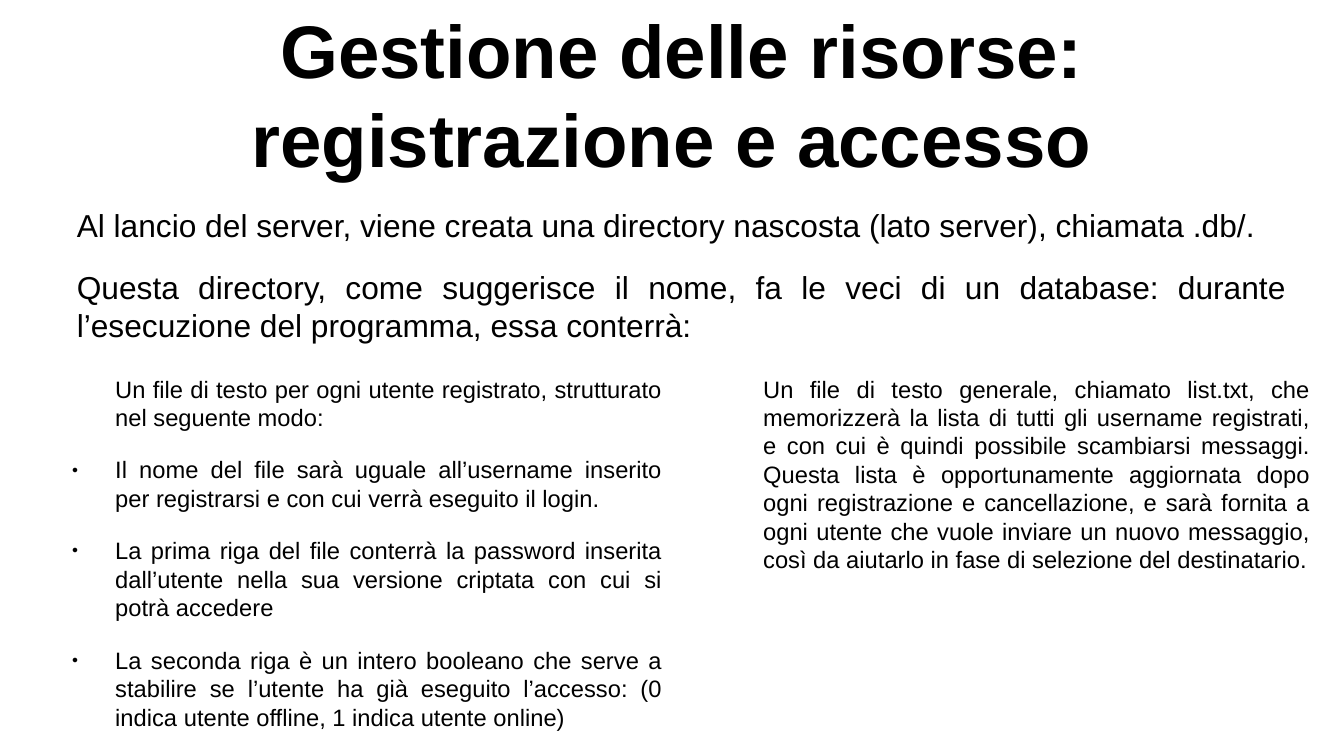
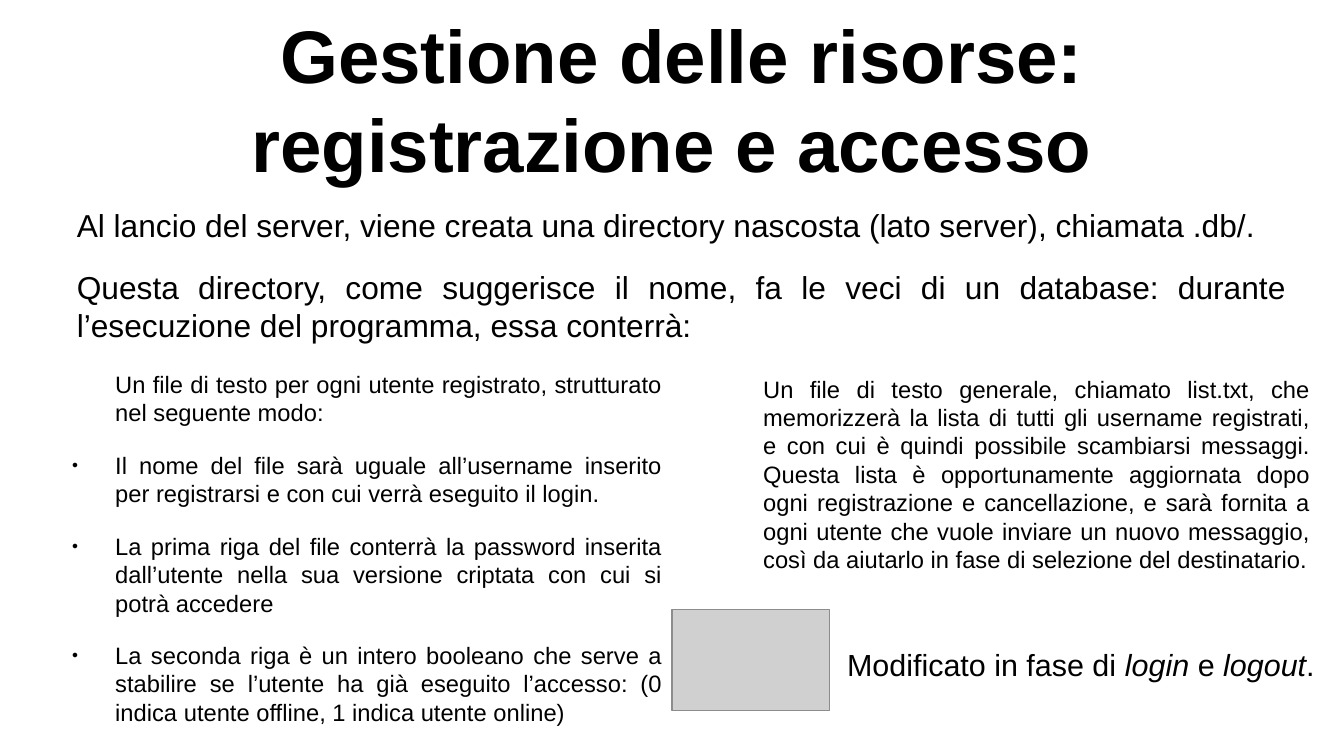
Before and after one commit to lucaMastro/progetto_SO, a slide deck: slide 4 of presentazione_progetto_SO.odp (slide 3 before the commit). Drawn at 1344x756 pixels with LibreOffice and Linux fonts; fonts in the diff are those of the drawing; grey boxes stand for pictures. Boxes give left, top, right and bottom in pixels: in the first picture for what was removed or moved away, otherwise in the second. Text is boxed around its words. In the diff, an @@ line names an element or a change of style, - is before the commit and + after.

```diff
--- a/presentazione_progetto_SO.odp
+++ b/presentazione_progetto_SO.odp
@@ title "Gestione delle risorse: registrazione e ..." moved from (x1=251, y1=24, x2=1091, y2=181) to (x1=251, y1=29, x2=1091, y2=186) @@
@@ text "Un file di testo per ..." moved from (x1=115, y1=380, x2=662, y2=731) to (x1=115, y1=375, x2=662, y2=726) @@
@@ picture added at (x1=672, y1=610, x2=829, y2=711) @@
@@ text added at (x1=847, y1=654, x2=1314, y2=682), 18 pt, text #000000 @@
+Modificato in fase di login e logout.
```
Also in this commit, not shown: 8 other slides changed, 11 slides added, 1 slide removed.
